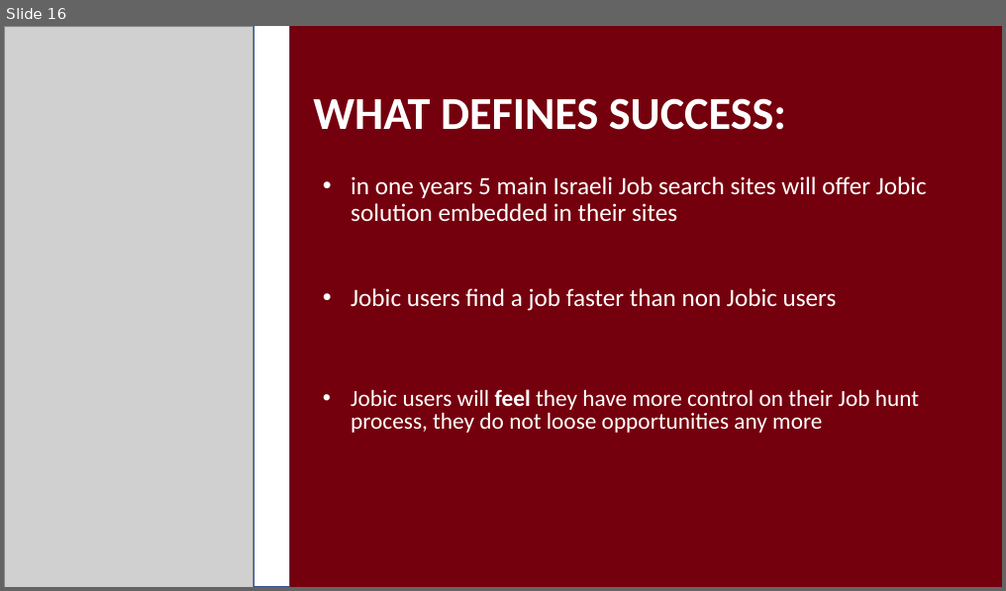
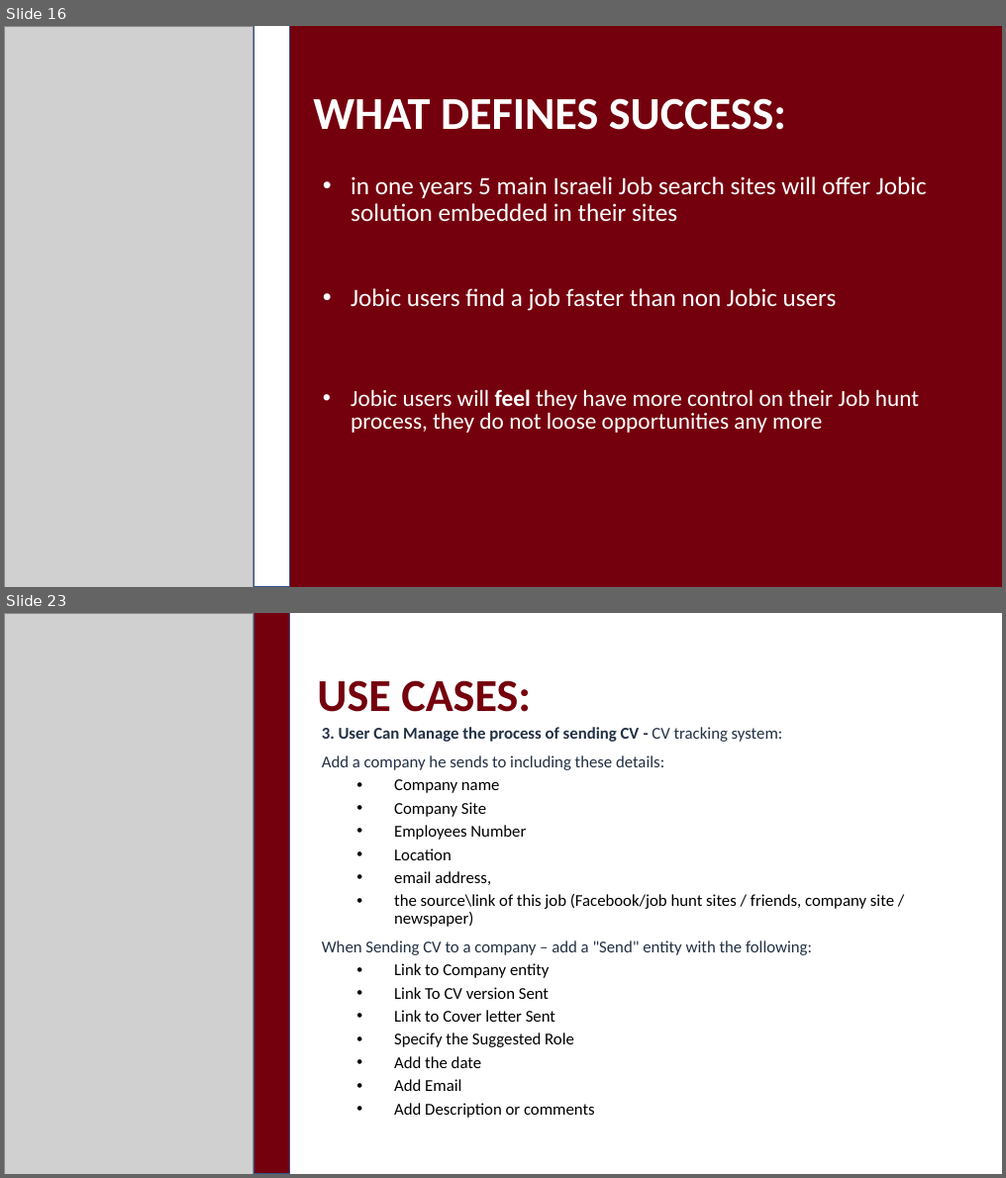
Before and after one commit to arielaleco/Jobic, a slide deck: Documentation/Presentation16.pptx. Shown one above the other, each under a label of ours: slide 16 before the commit, slides 16 and 23 after it; the slides between them are not shown. The pictures are 1006x591 and 1006x1178 pixels, drawn with LibreOffice and Linux fonts; fonts in the diff are those of the drawing; grey boxes stand for pictures. Boxes give left, top, right and bottom in pixels: in the first picture for what was removed or moved away, otherwise in the second. Text is boxed around its words. In the diff, an @@ line names an element or a change of style, - is before the commit and + after.

```diff
--- a/Documentation/Presentation16.pptx
+++ b/Documentation/Presentation16.pptx
@@ slide 23 added at <box>4,613,1002,1174</box>, background #FFFFFF @@
@@ picture added at <box>4,613,253,1174</box> @@
@@ rectangle added at <box>254,613,289,1174</box>, fill #75000D, outline #325491 1 pt @@
@@ title added at <box>317,680,531,712</box>, 44 pt, text #75000D, bold @@
+USE CASES:
@@ text added at <box>322,727,894,1118</box>, 16 pt, text #000000 @@
+3. User Can Manage the process of sending CV - CV tracking system:
+Add a company he sends to including these details:
+  • Company name
+  • Company Site
+  • Employees Number
+  • Location
+  • email address,
+  • the source\link of this job (Facebook/job hunt sites / friends, company site / newspaper)
+When Sending CV to a company – add a "Send" entity with the following:
+  • Link to Company entity
+  • Link To CV version Sent
+  • Link to Cover letter Sent
+  • Specify the Suggested Role
+  • Add the date
+  • Add Email
+  • Add Description or comments
```
Also in this commit, not shown: 1 slide changed, 8 other slides added, 3 other files.
